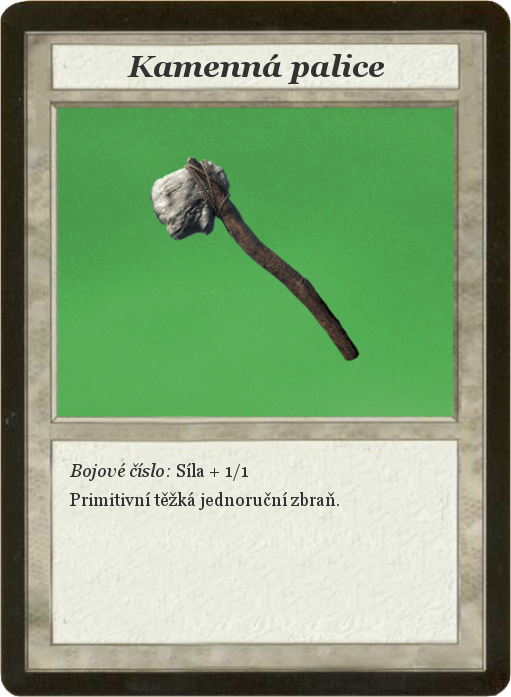
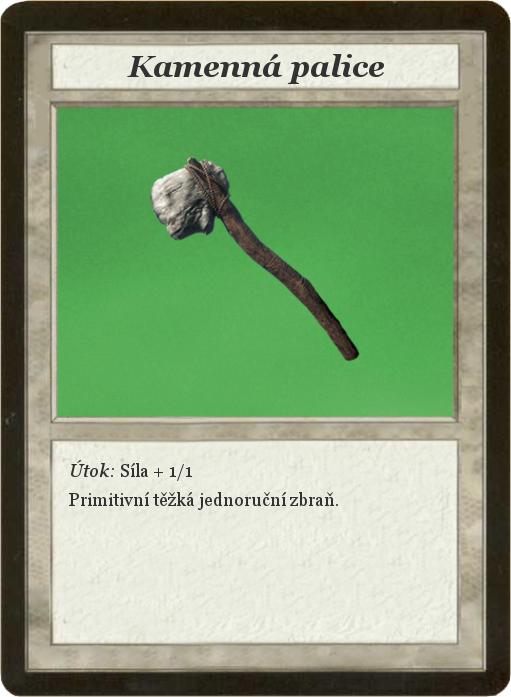
Revision of a layered 511x697 image; what changed, layer by layer:
renamed "Bojové číslo: Síla + 1/1 ..." to "Útok: Síla + 1/1 ...", painted on it over (69, 460, 339, 510)
